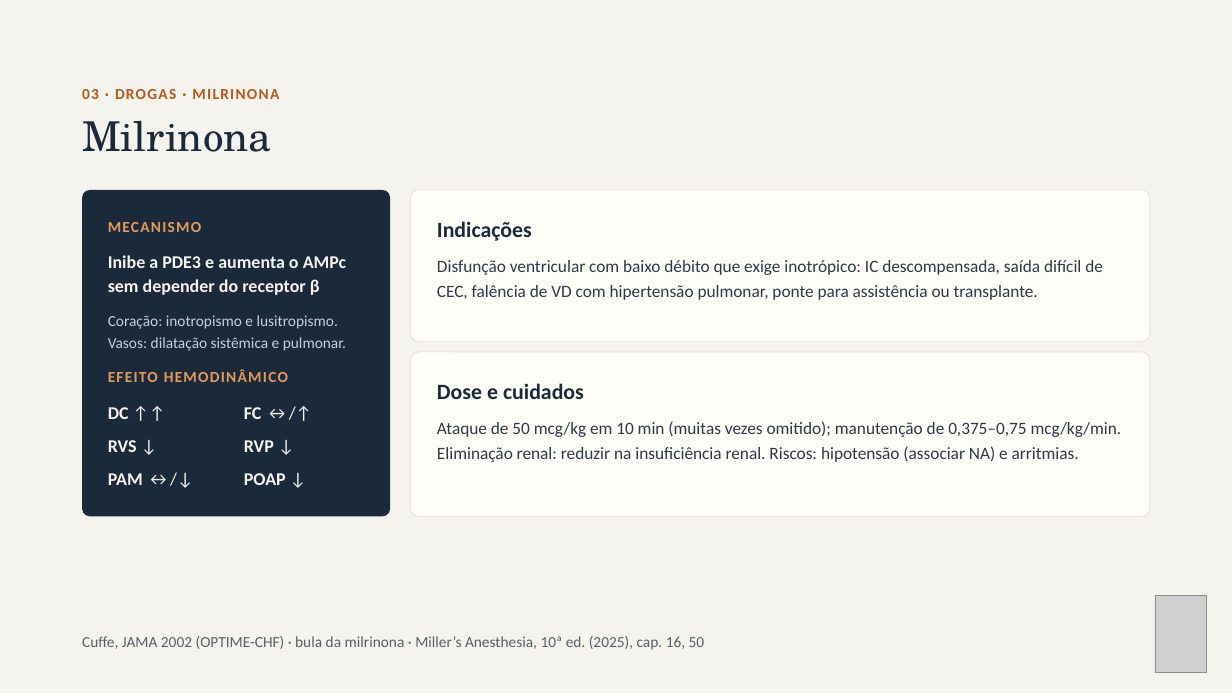
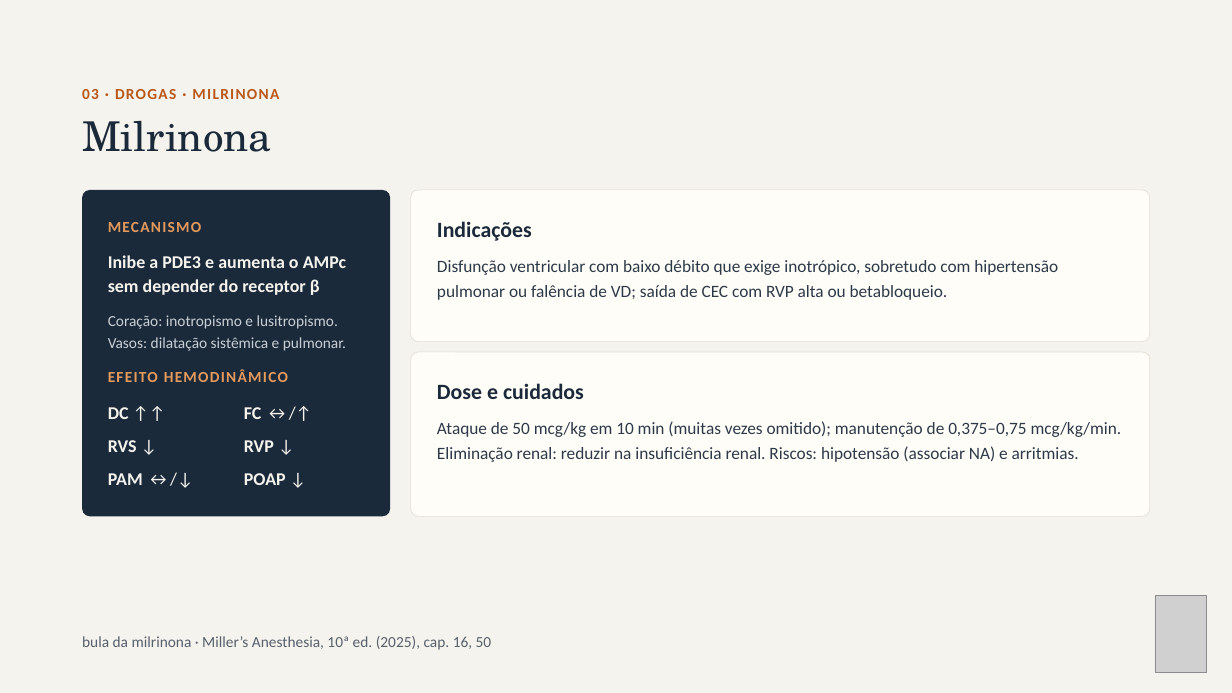
Before and after one commit to brunomoraesdubois-bit/Bruno, a slide deck: slide 9 of apresentacao/Aminas_Vasoativas.pptx. Drawn at 1232x693 pixels with LibreOffice and Linux fonts; fonts in the diff are those of the drawing; grey boxes stand for pictures. Boxes give left, top, right and bottom in pixels: in the first picture for what was removed or moved away, otherwise in the second. Text is boxed around its words. In the diff, an @@ line names an element or a change of style, - is before the commit and + after.

```diff
--- a/apresentacao/Aminas_Vasoativas.pptx
+++ b/apresentacao/Aminas_Vasoativas.pptx
@@ text at (437,260,1058,300): text changed @@
-Disfunção ventricular com baixo débito que exige inotrópico: IC descompensada, saída difícil de CEC, falência de VD com hipertensão pulmonar, ponte para assistência ou transplante.
+Disfunção ventricular com baixo débito que exige inotrópico, sobretudo com hipertensão pulmonar ou falência de VD; saída de CEC com RVP alta ou betabloqueio.
@@ text at (82,636,492,650): text changed @@
-Cuffe, JAMA 2002 (OPTIME-CHF) · bula da milrinona · Miller’s Anesthesia, 10ª ed. (2025), cap. 16, 50
+bula da milrinona · Miller’s Anesthesia, 10ª ed. (2025), cap. 16, 50
```
Also in this commit, not shown: 12 other slides changed, 2 slides removed, 23 other files.
